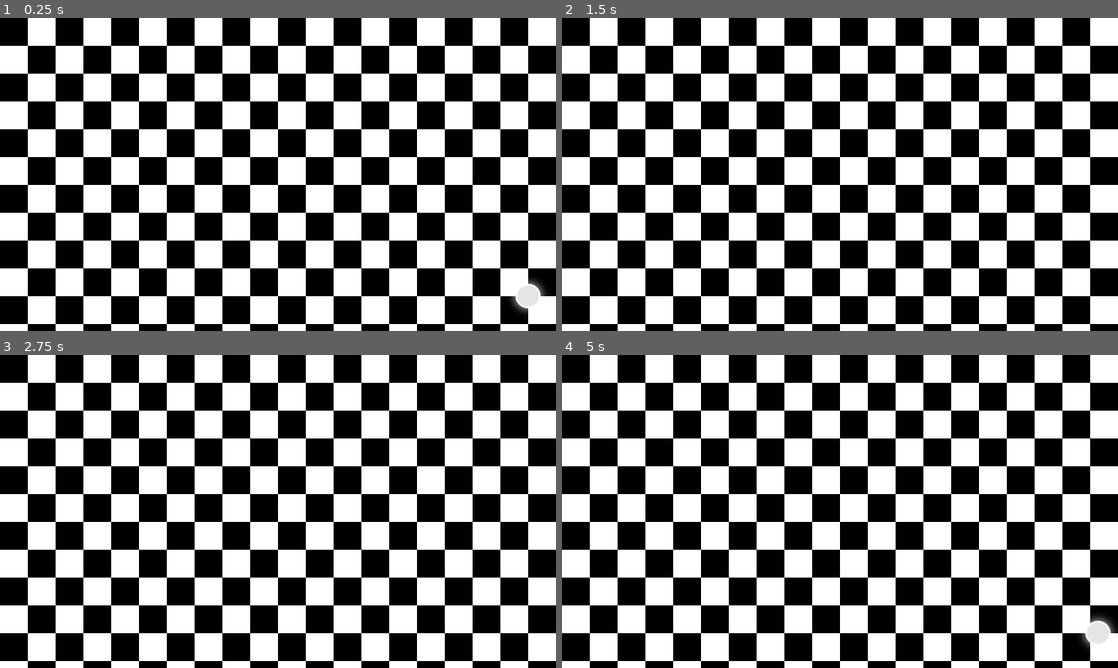
Above: before the commit, frames 1-4 (two rows, left to right).
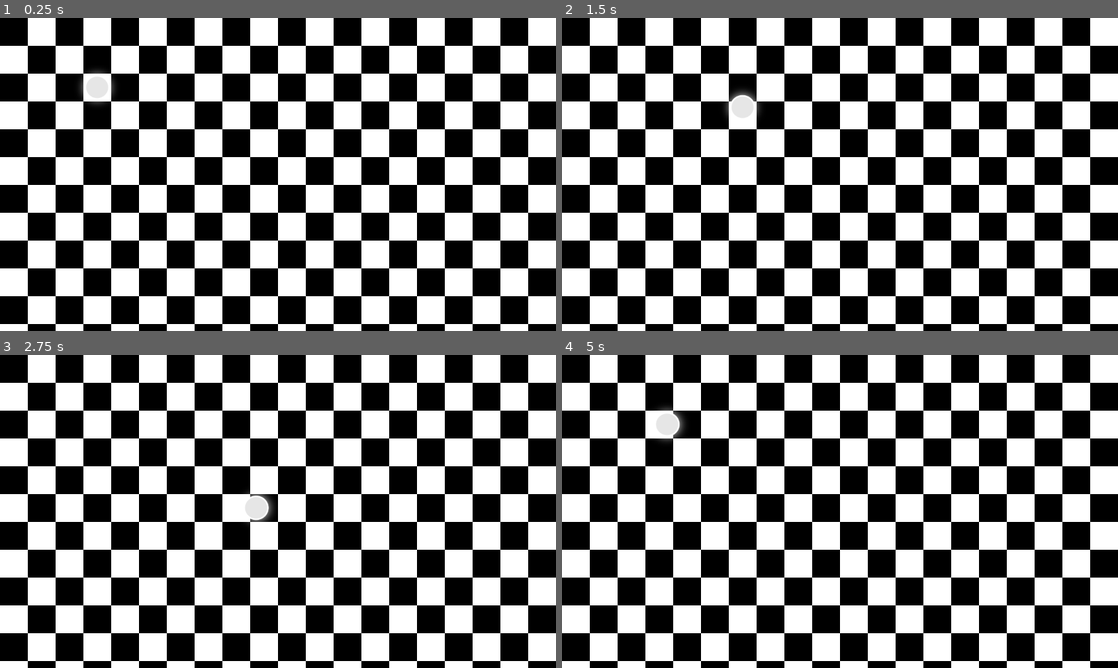
Above: after the commit, the same moments.

Repository: notapixelstudio/king_of_nothing
Game: Godot game, scene res://World.tscn
The game is run twice, just before and just after one commit, with the same random seed, the same clock (stepped at 60 frames per second) and the same inputs. The project has no main scene, so this scene is started directly.
Inputs:
- Up to frame 1 (0.25 s): no input
- Up to frame 2 (1.5 s): tap Enter (ui_accept) at 0.5, 0.77 s; hold Right (ui_right) 0.53-1.28 s; hold Down (ui_down) from 1.28 s (still down)
- Up to frame 3 (2.75 s): tap Enter (ui_accept) at 1.52 s; release Down (ui_down) at 2.03 s; hold Right (ui_right) from 2.03 s (still down)
- Up to frame 4 (5 s): release Right (ui_right) at 2.78 s; hold Up (ui_up) 2.78-3.53 s; tap Enter (ui_accept) at 3.02, 3.77, 4.52 s; hold Left (ui_left) from 3.53 s (still down)

The runs differ from the first frame. In frame 1, 0.7% of the frame differs, in the area x 14-99%, y 16-95%; in frame 2, 0.4%; in frame 3, 0.4%; in frame 4, 0.7%, in the area x 17-100%, y 16-94%.
Error after the commit: Parse Error: The identifier "target_grid_pos" isn't declared in the current scope. (res://World.gd:52)

Commit message:
Legal moves and checks

Diff:
--- a/godot/World.gd
+++ b/godot/World.gd
@@ -3,6 +3,7 @@
 export var grid_size: Vector2 = Vector2(8, 8)
 export var PIECE_DEF_JSON : String
 
+var tile_size = 64
 var grid = []
 var list_pieces: Array = []
 var piece_defs : Dictionary = {}
@@ -23,10 +24,11 @@
 			list_pieces.append(k)
 
 	print(list_pieces)
-	get_legal_moves("king", get_pos($Player))
+
+	get_legal_moves("king", get_grid_pos($Player))
 
 func _process(delta: float) -> void:
-	get_pos($Player)
+	get_grid_pos($Player)
 
 func load_JSON(file_path):
 	# example of file path: "res://Ress/panelTextn2.json"
@@ -46,20 +48,29 @@
 	piece_moves = get_moves(piece)
 
 	for move in piece_moves:
-		if is_cell_vacant(current_grid_pos, move["step"]):
+		if move.get("repeat"):
+			while current_grid_pos < target_grid_pos:
+				if is_cell_vacant(move["step"], current_grid_pos):
+					pass
+		else:
+			print("no repeat")
+		if is_cell_vacant(move["step"], current_grid_pos):
 			valid_moves.append(move["step"])
 	return valid_moves #placeholder
 
-func is_cell_vacant(current_grid_pos, move) -> bool:
+func is_cell_vacant(move, current_grid_pos) -> bool:
 	#check if the cell where the piece wants to move is empty or not
-	var next_grid_pos = current_grid_pos + move
-	return true #placeholder
-
+	var next_grid_pos = []
+	next_grid_pos.append(current_grid_pos[0] + move[0])
+	next_grid_pos.append(current_grid_pos[1] + move[1])
+	if grid[next_grid_pos[0]][next_grid_pos[1]] != null:
+		return false
+	return true
 
 func get_moves(piece):
 	#return an array of dictionaries containing the moves of the parameter piece
 	return piece_defs[piece]["moves"]
 
-func get_pos(piece):
+func get_grid_pos(piece):
 	#return the position's array of the piece
-	return [ceil(piece.position.x / 64), ceil(piece.position.x / 64)]
+	return [ceil(piece.position.x / tile_size), ceil(piece.position.y / tile_size)]
--- a/godot/World.tscn
+++ b/godot/World.tscn
@@ -14,4 +14,4 @@
 tile_data = PoolIntArray( 0, 0, 0, 1, 1, 0, 2, 0, 0, 3, 1, 0, 4, 0, 0, 5, 1, 0, 6, 0, 0, 7, 1, 0, 8, 0, 0, 9, 1, 0, 10, …(3157 unchanged characters)…
 
 [node name="Player" parent="." instance=ExtResource( 3 )]
-position = Vector2( 1246.71, 671.336 )
+position = Vector2( 221.628, 159.37 )
--- a/godot/utils/Player/Player.gd
+++ b/godot/utils/Player/Player.gd
@@ -11,7 +11,7 @@
 
 # functions
 func _ready():
-	position = position.snapped(Vector2(tile_size, tile_size))
+	position = position.snapped(Vector2(tile_size / 2, tile_size / 2))
 	last_pos = position
 	target_pos = position
 
--- a/godot/utils/Player/Player.tscn
+++ b/godot/utils/Player/Player.tscn
@@ -17,7 +17,7 @@
 position = Vector2( -0.116936, -0.421581 )
 scale = Vector2( 0.888827, 0.862064 )
 texture = ExtResource( 2 )
-offset = Vector2( -0.217939, -5.96046e-007 )
+offset = Vector2( -0.217939, -5.96046e-07 )
 
 [node name="CollisionShape2D" type="CollisionShape2D" parent="."]
 position = Vector2( 0.328964, 0.264893 )
